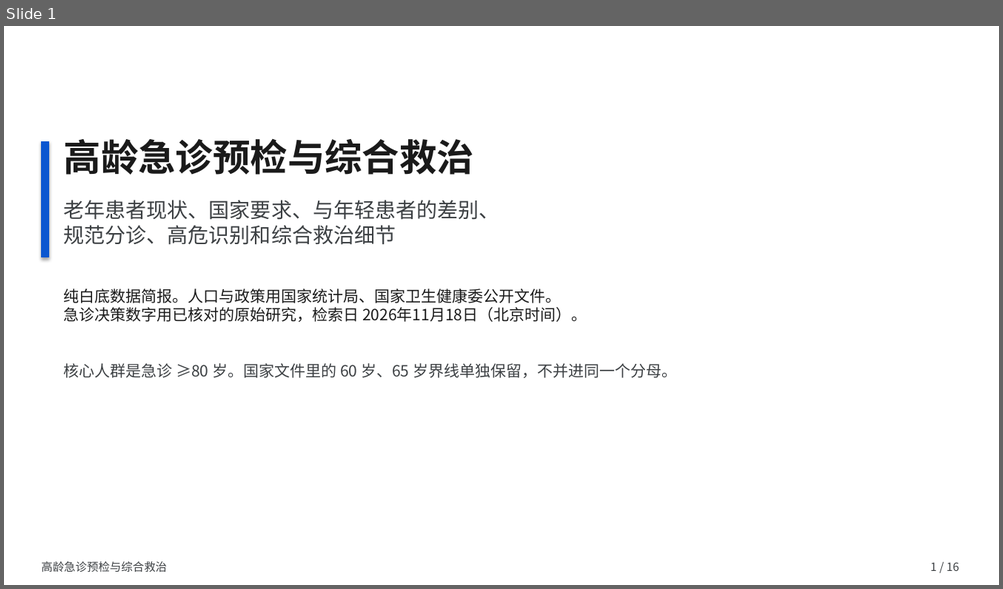
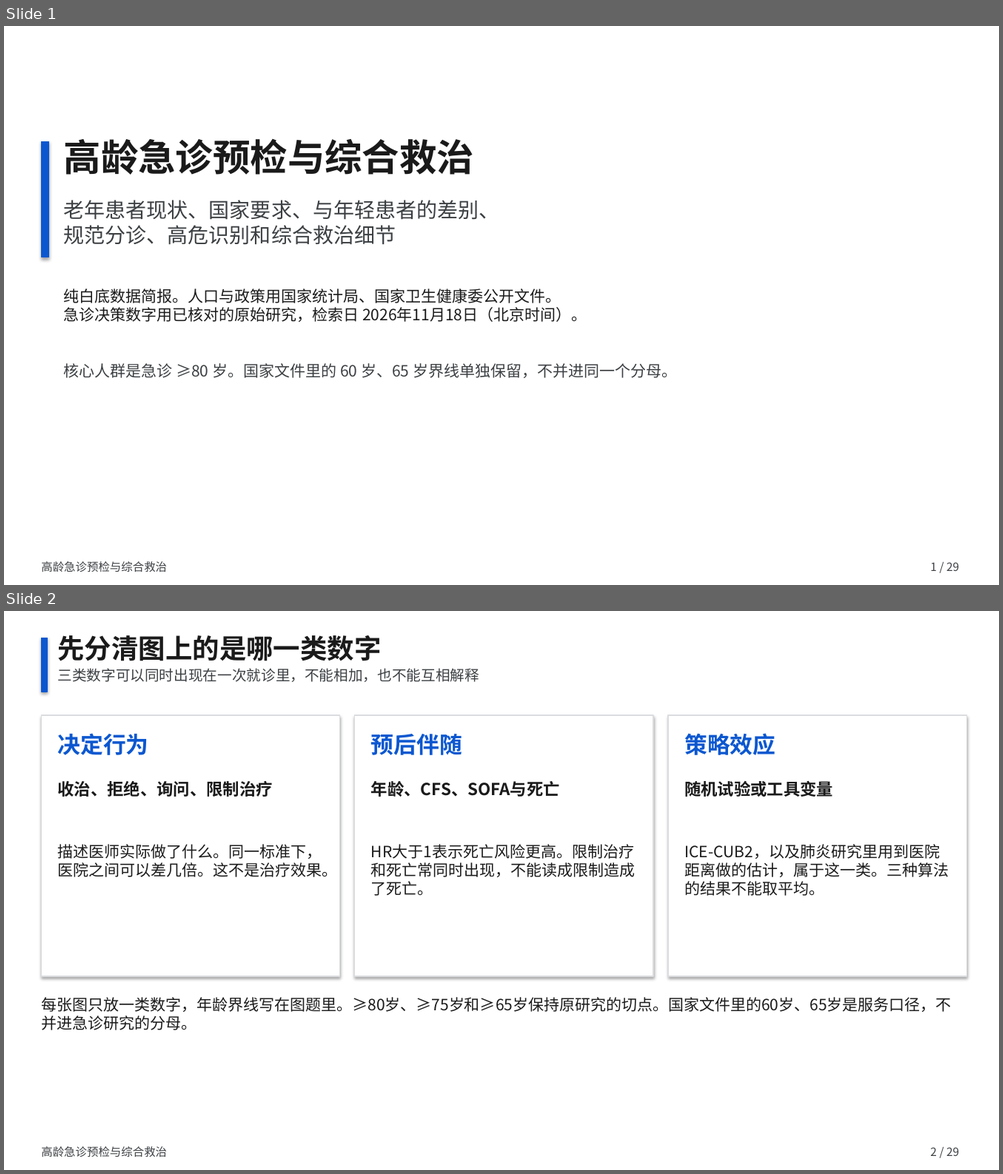
Before and after one commit to ttacuy/shania, a slide deck: evidence/elderly-ed-decision/高龄急诊预检与综合救治.pptx. Shown one above the other, each under a label of ours: slide 1 before the commit, slides 1 and 2 after it. The pictures are 1003x589 and 1003x1174 pixels, drawn with LibreOffice and Linux fonts; fonts in the diff are those of the drawing. Boxes give left, top, right and bottom in pixels: in the first picture for what was removed or moved away, otherwise in the second. Text is boxed around its words. In the diff, an @@ line names an element or a change of style, - is before the commit and + after.

```diff
--- a/evidence/elderly-ed-decision/高龄急诊预检与综合救治.pptx
+++ b/evidence/elderly-ed-decision/高龄急诊预检与综合救治.pptx
@@ slide 2 added at <box>4,611,999,1170</box>, background #FFFFFF @@
@@ rectangle added at <box>41,638,47,692</box>, fill #0B57D0, outline #0B57D0 1 pt @@
@@ text added at <box>58,635,381,661</box>, 26 pt, text #1A1A1A, bold @@
+先分清图上的是哪一类数字
@@ text added at <box>58,668,479,682</box>, 14 pt, text #3C4043 @@
+三类数字可以同时出现在一次就诊里，不能相加，也不能互相解释
@@ rectangle added at <box>41,715,340,977</box>, fill #FFFFFF, outline #DADCE0 1 pt @@
@@ rectangle added at <box>355,715,653,977</box>, fill #FFFFFF, outline #DADCE0 1 pt @@
@@ rectangle added at <box>668,715,967,977</box>, fill #FFFFFF, outline #DADCE0 1 pt @@
@@ text added at <box>58,733,149,755</box>, 22 pt, text #0B57D0, bold @@
+决定行为
@@ text added at <box>371,734,462,755</box>, 22 pt, text #0B57D0, bold @@
+预后伴随
@@ text added at <box>684,733,775,755</box>, 22 pt, text #0B57D0, bold @@
+策略效应
@@ text added at <box>58,781,273,797</box>, 16 pt, text #1A1A1A, bold @@
+收治、拒绝、询问、限制治疗
@@ text added at <box>371,781,560,797</box>, 16 pt, text #1A1A1A, bold @@
+年龄、CFS、SOFA与死亡
@@ text added at <box>684,781,833,797</box>, 16 pt, text #1A1A1A, bold @@
+随机试验或工具变量
@@ text added at <box>58,844,338,877</box>, 15 pt, text #1A1A1A @@
+描述医师实际做了什么。同一标准下，医院之间可以差几倍。这不是治疗效果。
@@ text added at <box>371,844,635,896</box>, 15 pt, text #1A1A1A @@
+HR大于1表示死亡风险更高。限制治疗和死亡常同时出现，不能读成限制造成了死亡。
@@ text added at <box>684,844,948,896</box>, 15 pt, text #1A1A1A @@
+ICE-CUB2，以及肺炎研究里用到医院距离做的估计，属于这一类。三种算法的结果不能取平均。
@@ text added at <box>41,997,951,1031</box>, 15 pt, text #1A1A1A @@
+每张图只放一类数字，年龄界线写在图题里。≥80岁、≥75岁和≥65岁保持原研究的切点。国家文件里的60岁、65岁是服务口径，不并进急诊研究的分母。
@@ text added at <box>41,1147,167,1157</box>, 11 pt, text #3C4043 @@
+高龄急诊预检与综合救治
@@ text added at <box>930,1147,959,1156</box>, 11 pt, text #3C4043 @@
+2 / 29
@@ slide 1 changed as well @@
@@ text at <box>930,562,959,571</box>: text changed @@
-1 / 16
+1 / 29
```
Also in this commit, not shown: 15 other slides changed, 12 other slides added, 15 other files.
